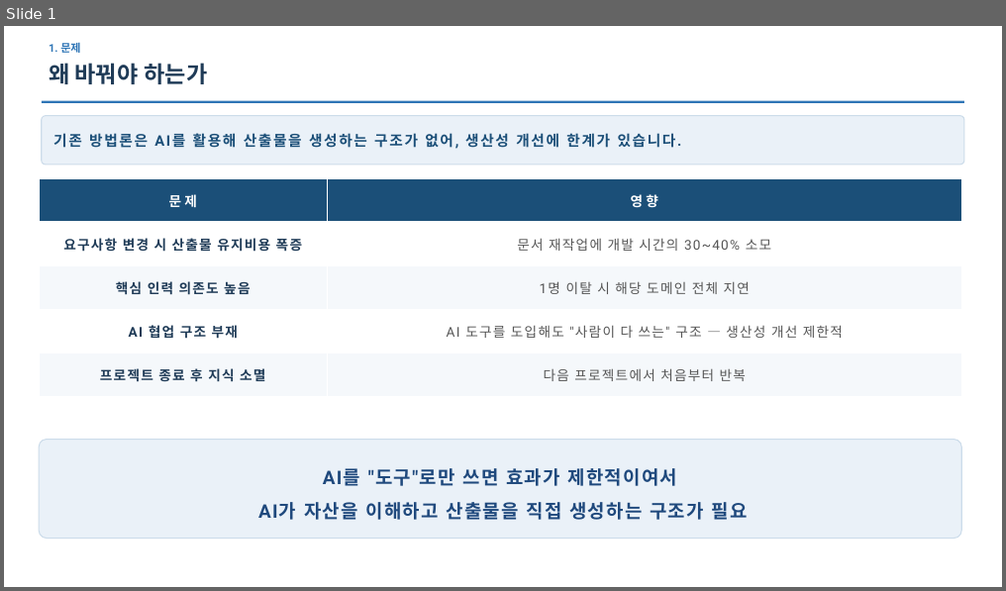
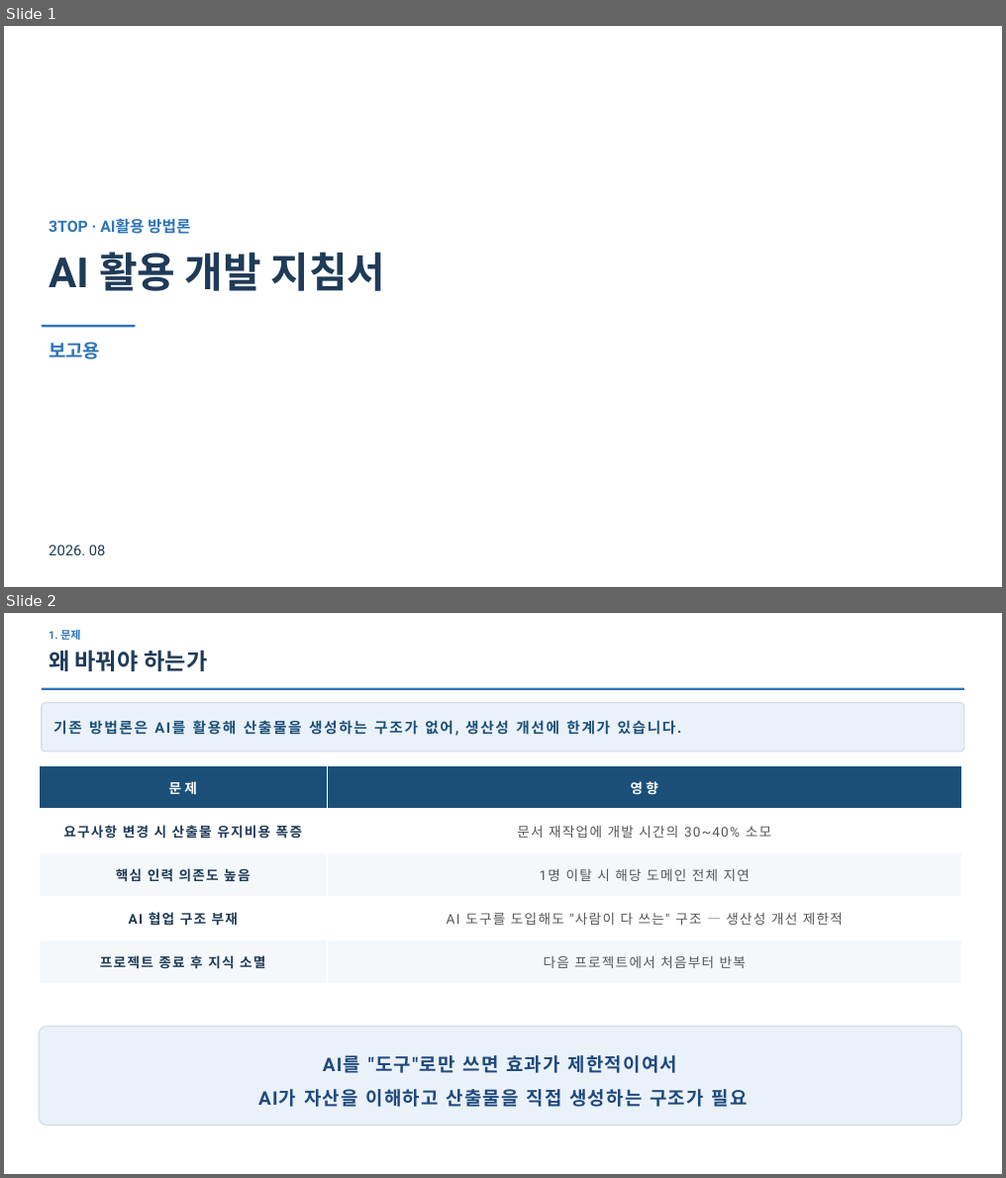
Before and after one commit to parknahyun/runNShop, a slide deck: docs/주간보고/AI활용_개발공정_지침서_보고용.pptx. Shown one above the other, each under a label of ours: slide 1 before the commit, slides 1 and 2 after it. The pictures are 1006x591 and 1006x1178 pixels, drawn with LibreOffice and Linux fonts; fonts in the diff are those of the drawing. Boxes give left, top, right and bottom in pixels: in the first picture for what was removed or moved away, otherwise in the second. Text is boxed around its words. In the diff, an @@ line names an element or a change of style, - is before the commit and + after.

```diff
--- a/docs/주간보고/AI활용_개발공정_지침서_보고용.pptx
+++ b/docs/주간보고/AI활용_개발공정_지침서_보고용.pptx
@@ slide 1 added at [4, 26, 1002, 587], background #FFFFFF @@
@@ text added at [49, 218, 190, 234], 15 pt, text #2E75B6, bold @@
+3TOP · AI활용 방법론
@@ text added at [49, 252, 386, 291], 40 pt, text #1F3B57, bold @@
+AI 활용 개발 지침서
@@ rectangle added at [42, 325, 135, 327], fill #2E75B6 @@
@@ text added at [49, 342, 100, 360], 18 pt, text #2E75B6, bold @@
+보고용
@@ text added at [49, 545, 106, 556], 14 pt, text #1F3B57 @@
+2026. 08
@@ what was slide 1 is now slide 2 @@
```
Also in this commit, not shown: 1 slide changed, 1 other slide added, 12 other files.
